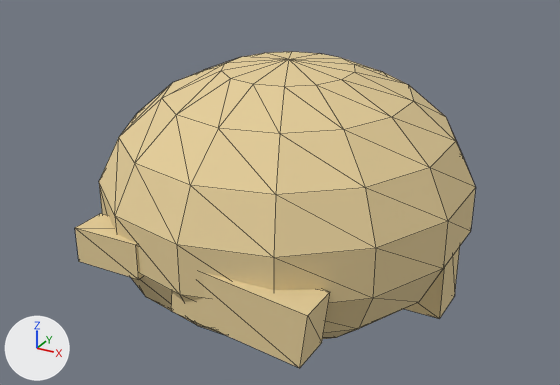
Renders of the glTF model public/assets/models/characters/wardrobe/hair-side-blond.glb from each side of a commit.
One viewpoint serves both versions: a 50 mm lens placed at (0.3, -0.556, 0.47), pointed at (-0.009, 0.007, 0.189). Lighting does not change. The marker at lower left points along +X, +Y and +Z. The older version comes first. Mesh edges are drawn as thin lines. Vertices at exactly the same position are counted once.

The first picture shows 'hair_back', 'hair_cap', 'hair_fringe_main', 'hair_fringe_side'.
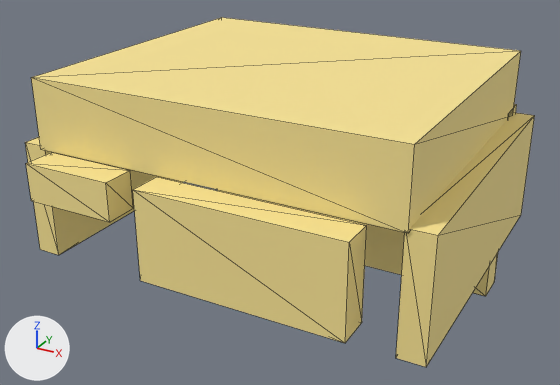
Pixel boxes [x1, y1, x2, y2] of what changed, in the pictures (560 x 385 px; the box of a moved part takes in the faces that stretch with it):
'hair_cap', deleted (beige)
    before: [99, 52, 476, 339]
'hair_top', added (yellow)
    after: [31, 17, 521, 233]
'hair_fringe_main', reshaped, recoloured
    before: [171, 273, 330, 368]
    after: [133, 177, 367, 343]
'hair_side_1', added (yellow)
    after: [396, 113, 535, 367]
'hair_fringe_side', recoloured, moved, rescaled
    before: [75, 213, 142, 280]
    after: [26, 152, 133, 222]
'hair_back', recoloured, moved, rescaled
    before: [405, 247, 460, 319]
    after: [217, 104, 517, 296]
'hair_side_-1', added (yellow)
    after: [25, 137, 183, 255]
part 1 of me_hair_fringe_main, moved or reshaped
    before: [171, 273, 330, 368]
    after: [133, 177, 367, 343]
part 2 of me_hair_fringe_main, recoloured
    before: [171, 273, 330, 368]
    after: [133, 177, 367, 343]
part 3 of me_hair_fringe_side, moved or reshaped
    before: [75, 213, 142, 280]
    after: [26, 152, 133, 222]
part 4 of me_hair_fringe_side, recoloured
    before: [75, 213, 142, 280]
    after: [26, 152, 133, 222]
part 5 of me_hair_back, moved or reshaped
    before: [405, 247, 460, 319]
    after: [217, 104, 517, 296]
part 6 of me_hair_back, recoloured
    before: [405, 247, 460, 319]
    after: [217, 104, 517, 296]

Diff of the bpy script that builds the scene:
```diff
--- a/public/assets/models/characters/wardrobe/hair-side-blond.glb.py
+++ b/public/assets/models/characters/wardrobe/hair-side-blond.glb.py
@@ me_hair_fringe_main @@
-me_hair_fringe_main.from_pydata(...)  # 8 vertices, 12 faces; spans x -0.0123..0.1023, y -0.1575..-0.1225, z 0.1411..0.1989
-me_hair_fringe_main.vertices[0].co = (-0.0123, -0.1575, 0.1542)  # pixel (171, 311)
-me_hair_fringe_main.vertices[1].co = (-0.0069, -0.1575, 0.1989)
-me_hair_fringe_main.vertices[2].co = (-0.0123, -0.1225, 0.1542)
-me_hair_fringe_main.vertices[3].co = (-0.0069, -0.1225, 0.1989)
-me_hair_fringe_main.vertices[4].co = (0.0969, -0.1575, 0.1411)  # pixel (299, 368)
-me_hair_fringe_main.vertices[5].co = (0.1023, -0.1575, 0.1858)  # pixel (307, 315)
-me_hair_fringe_main.vertices[6].co = (0.0969, -0.1225, 0.1411)  # pixel (321, 342)
-me_hair_fringe_main.vertices[7].co = (0.1023, -0.1225, 0.1858)  # pixel (330, 291)
+me_hair_fringe_main.from_pydata(...)  # 8 vertices, 12 faces; spans x -0.04..0.13, y -0.157..-0.129, z 0.1725..0.2475
+# me_hair_fringe_main part 1
+me_hair_fringe_main.vertices[0].co = (-0.04, -0.157, 0.1725)  # pixel (140, 280)
+me_hair_fringe_main.vertices[1].co = (-0.04, -0.157, 0.2475)  # pixel (132, 189)
+me_hair_fringe_main.vertices[2].co = (-0.04, -0.129, 0.1725)
+me_hair_fringe_main.vertices[3].co = (-0.04, -0.129, 0.2475)  # pixel (156, 176)
+me_hair_fringe_main.vertices[4].co = (0.13, -0.157, 0.1725)  # pixel (345, 343)
+me_hair_fringe_main.vertices[5].co = (0.13, -0.157, 0.2475)  # pixel (349, 242)
+me_hair_fringe_main.vertices[6].co = (0.13, -0.129, 0.1725)  # pixel (361, 322)
+me_hair_fringe_main.vertices[7].co = (0.13, -0.129, 0.2475)  # pixel (366, 225)
+# me_hair_fringe_main part 2: 12 faces centred in x -0.0105..0.1005, y -0.1575..-0.1225, z 0.1455..0.1945 are repainted in the vertex colours; the middle colour goes from beige #e5ce99 to yellow #fae595
 me_hair_fringe_main.materials.append(mat_charmat)
@@ me_hair_fringe_side @@
-me_hair_fringe_side.from_pydata(...)  # 8 vertices, 12 faces; spans x -0.105..-0.045, y -0.153..-0.123, z 0.17..0.2
+me_hair_fringe_side.from_pydata(...)  # 8 vertices, 12 faces; spans x -0.145..-0.065, y -0.157..-0.129, z 0.216..0.248
+# me_hair_fringe_side part 3: the whole mesh is scaled about its middle by (1.33, 0.933, 1.07), then moved by (-0.03, -0.005, 0.047)
+# me_hair_fringe_side part 4: 12 faces centred in x -0.105..-0.045, y -0.153..-0.123, z 0.17..0.2 are repainted in the vertex colours; the middle colour goes from beige #e5ce99 to yellow #fae595
 me_hair_fringe_side.materials.append(mat_charmat)
@@ me_hair_back @@
-me_hair_back.from_pydata(...)  # 8 vertices, 12 faces; spans x -0.12..0.12, y 0.105..0.155, z 0.04..0.16
+me_hair_back.from_pydata(...)  # 8 vertices, 12 faces; spans x -0.158..0.158, y 0.128..0.16, z 0.065..0.255
+# me_hair_back part 5: the whole mesh is scaled about its middle by (1.32, 0.64, 1.58), then moved by (0.0, 0.014, 0.06)
+# me_hair_back part 6: 12 faces centred in x -0.12..0.12, y 0.105..0.155, z 0.04..0.16 are repainted in the vertex colours; the middle colour goes from beige #e5ce99 to yellow #fae595
 me_hair_back.materials.append(mat_charmat)
@@ ob_hair_cap @@
-ob_hair_cap = bpy.data.objects.new('hair_cap', me_hair_cap)
@@ ob_hair_side_1 @@
+ob_hair_side_1 = bpy.data.objects.new('hair_side_1', me_hair_side_1)  # a box spanning x 0.155..0.177, y -0.126..0.15, z 0.15..0.25
+ob_hair_side_1.location = (0.0, 0.0, 0.0)
@@ ob_hair_side__1 @@
+ob_hair_side__1 = bpy.data.objects.new('hair_side_-1', me_hair_side__1)  # a box spanning x -0.177..-0.155, y -0.126..0.15, z 0.15..0.25
+ob_hair_side__1.location = (0.0, 0.0, 0.0)
@@ ob_hair_top @@
+ob_hair_top = bpy.data.objects.new('hair_top', me_hair_top)  # a box spanning x -0.158..0.158, y -0.128..0.148, z 0.248..0.308
+ob_hair_top.location = (0.0, 0.0, 0.0)
```
